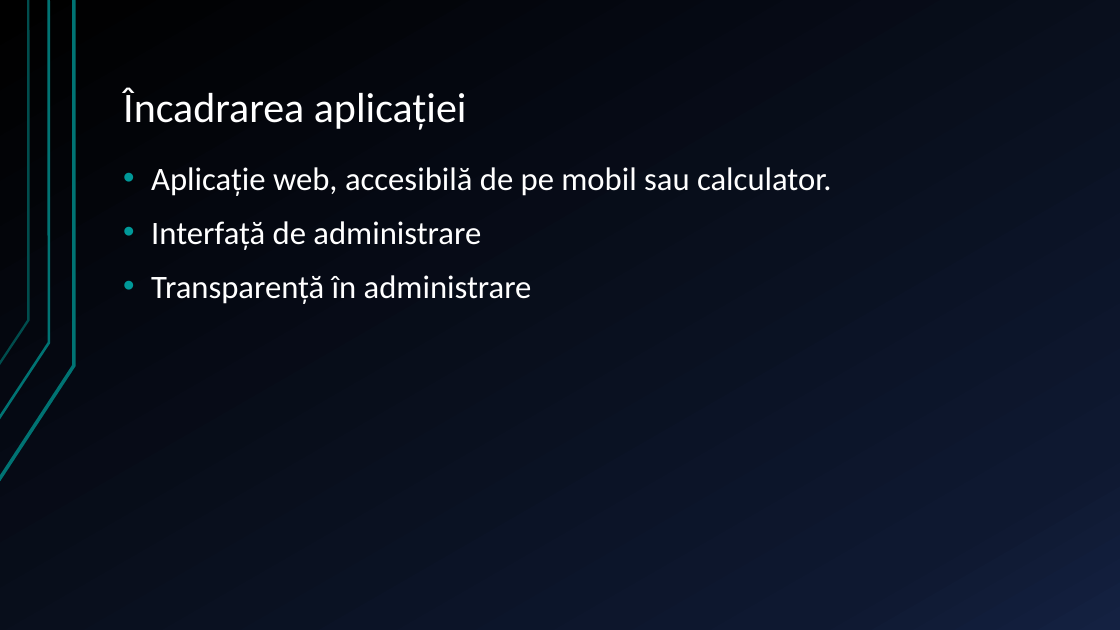
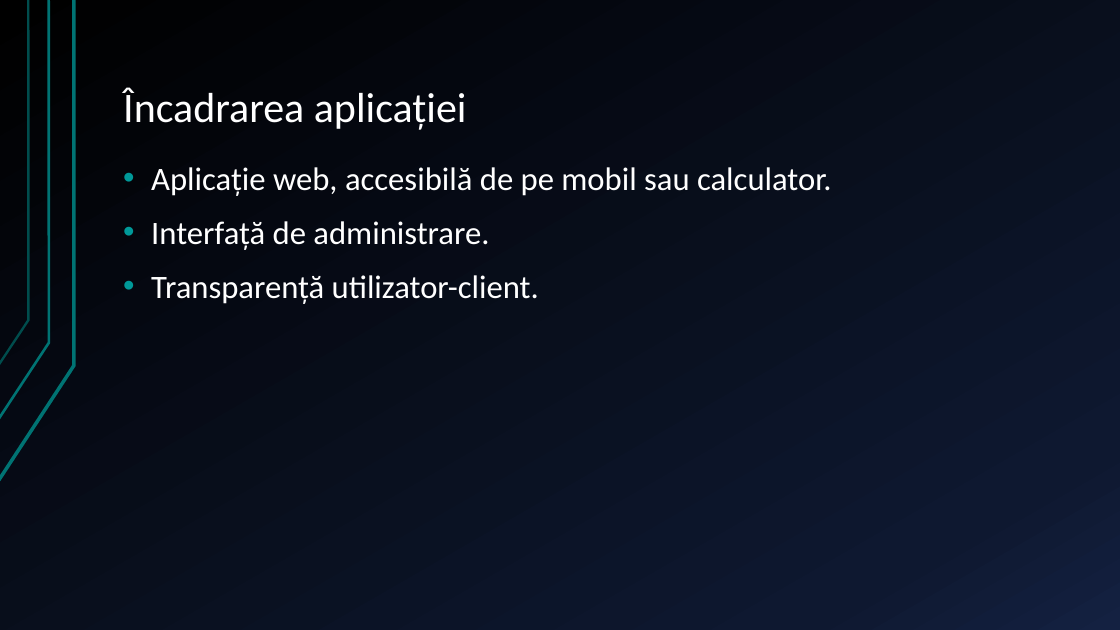
Before and after one commit to xiodine32/licenta_unibuc, a slide deck: slide 2 of prezentare.pptx. Drawn at 1120x630 pixels with LibreOffice and Linux fonts; fonts in the diff are those of the drawing. Boxes give left, top, right and bottom in pixels: in the first picture for what was removed or moved away, otherwise in the second. Text is boxed around its words. In the diff, an @@ line names an element or a change of style, - is before the commit and + after.

```diff
--- a/prezentare.pptx
+++ b/prezentare.pptx
@@ text at (x1=151, y1=221, x2=539, y2=304): text changed @@
-• Interfață de administrare
-• Transparență în administrare
+• Interfață de administrare.
+• Transparență utilizator-client.
```
Also in this commit, not shown: 1 other slide changed, 10 slides added, 9 slides removed, 1 other file.
